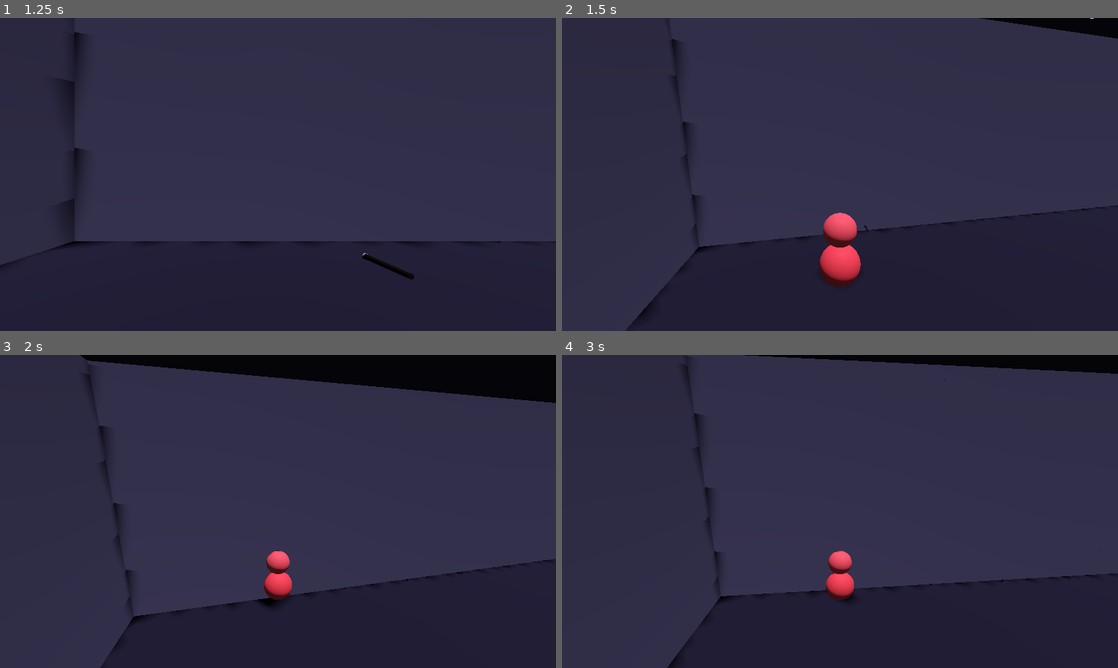
Above: before the commit, frames 1-4 (two rows, left to right).
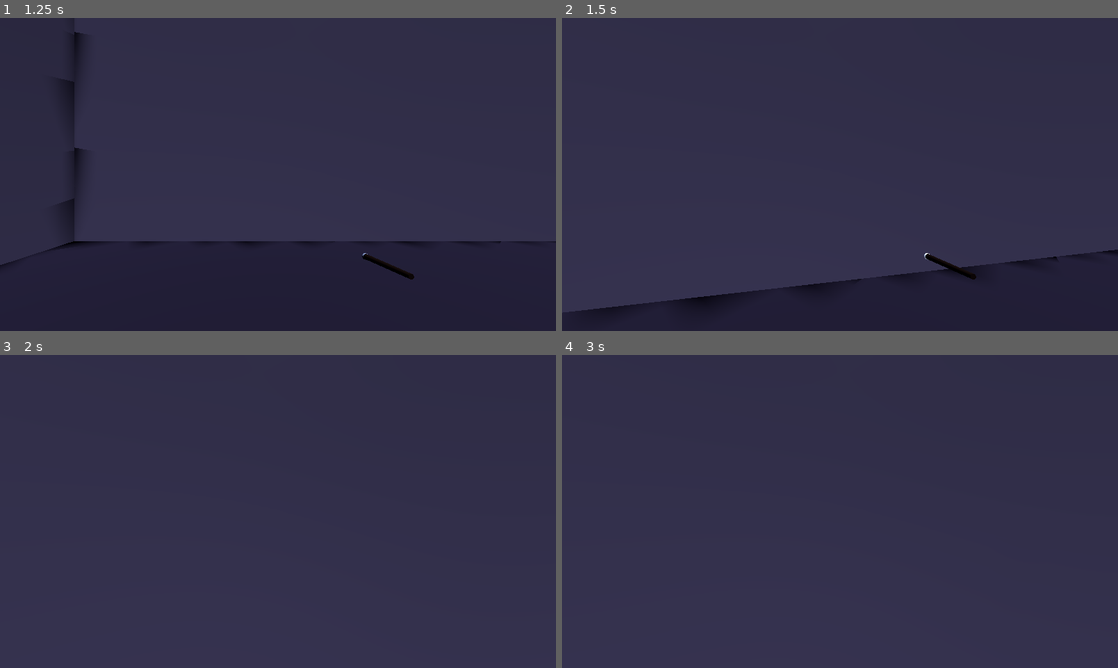
Above: after the commit, the same moments.

Repository: iamemilio/friend-slop
Game: Godot game, scene res://scenes/menu.tscn
Same seed, same stepped clock (60 frames per second), same inputs: the game is played once before the commit and once after it.
Inputs (mouse positions are in pixels of both pictures, inside the frame that each line leads up to):
- Up to frame 1 (1.25 s): click "Solo Game" at 0.5 s
- Up to frame 2 (1.5 s): tap Enter at 1.25 s; move the mouse to (867, 174) at 1.27 s; hold W (move_forward) from 1.28 s (still down); hold C (toggle_camera) from 1.28 s (still down); click (867, 174) at 1.42 s
- Up to frame 3 (2 s): keep holding W (move_forward); keep holding C (toggle_camera); tap Space (jump) at 1.52 s
- Up to frame 4 (3 s): keep holding W (move_forward); move the mouse to (812, 511) at 2.02 s; release C (toggle_camera) at 2.03 s; tap F (interact) at 2.1 s; tap Space (jump) at 2.27, 2.75 s; tap C (toggle_camera) at 2.3 s; move the mouse to (851, 505) at 2.77 s; hold C (toggle_camera) from 2.78 s (still down); tap Alt (radio_push) at 2.85 s

Frame 1 is identical in both runs. In frame 2, 5.7% of the frame differs, in the area x 2-100%, y 0-98%; in frame 3, 19%, in the area x 14-100%, y 0-100%; in frame 4, 15%.
Error after the commit: Invalid assignment of property or key 'enabled' with value of type 'bool' on a base object of type 'Camera3D'. (res://scripts/characters/playable_character.gd:…

Commit message:
Fix multiplayer view by keeping cameras on each player head.
Co-authored-by: Cursor <cursoragent@cursor.com>

Diff:
--- a/scenes/characters/playable_character.tscn
+++ b/scenes/characters/playable_character.tscn
@@ -55,14 +55,13 @@
 
 [node name="FirstPersonCamera" type="Camera3D" parent="Head/CameraPivot"]
 unique_name_in_owner = true
-current = true
 fov = 75.0
 
-[node name="ThirdPersonAnchor" type="Node3D" parent="."]
+[node name="ThirdPersonRig" type="Node3D" parent="Head"]
 unique_name_in_owner = true
-transform = Transform3D(1, 0, 0, 0, 1, 0, 0, 0, 1, 0, 0.38, 0)
+transform = Transform3D(1, 0, 0, 0, 1, 0, 0, 0, 1, 0, -0.18, 0)
 
-[node name="ThirdPersonCamera" type="Camera3D" parent="."]
+[node name="ThirdPersonCamera" type="Camera3D" parent="Head/ThirdPersonRig"]
 unique_name_in_owner = true
 fov = 75.0
 
--- a/scripts/characters/playable_character.gd
+++ b/scripts/characters/playable_character.gd
@@ -44,7 +44,7 @@
 @onready var head: Node3D = %Head
 @onready var camera_pivot: Node3D = %CameraPivot
 @onready var first_person_camera: Camera3D = %FirstPersonCamera
-@onready var third_person_anchor: Node3D = %ThirdPersonAnchor
+@onready var third_person_rig: Node3D = %ThirdPersonRig
 @onready var third_person_camera: Camera3D = %ThirdPersonCamera
 @onready var spell_loadout: Node = %CharacterSpellLoadout
 @onready var casting_session: SpellCastingSession = %SpellCastingSession
@@ -63,7 +63,7 @@
 	_configure_collision()
 	_character_color = GameState.get_snail_color(player_index)
 	_apply_character_color(_character_color)
-	_configure_network_player()
+	_configure_view_camera()
 
 
 func _configure_collision() -> void:
@@ -77,14 +77,11 @@
 	_body_collision.position.y = bottom_y + body_capsule.radius + body_capsule.height * 0.5
 
 
-func _configure_network_player() -> void:
-	if is_multiplayer_authority():
+func _configure_view_camera() -> void:
+	if _is_view_owner():
 		_third_person = SettingsManager.start_third_person
-		_apply_camera_mode()
 		Input.mouse_mode = Input.MOUSE_MODE_CAPTURED
-	else:
-		first_person_camera.current = false
-		third_person_camera.current = false
+	_sync_view_camera()
 
 
 func initialize_player(index: int) -> void:
@@ -201,7 +198,7 @@
 		_third_person = not _third_person
 		if _third_person:
 			camera_pivot.rotation.x = 0.0
-		_apply_camera_mode()
+		_sync_view_camera()
 
 	if event.is_action_pressed("spellbook"):
 		if _casting_session != null \
@@ -259,7 +256,14 @@
 	_wand.play_fizzle()
 
 
-func _apply_camera_mode() -> void:
+func _sync_view_camera() -> void:
+	var mine := _is_view_owner()
+	first_person_camera.enabled = mine
+	third_person_camera.enabled = mine
+	if not mine:
+		first_person_camera.current = false
+		third_person_camera.current = false
+		return
 	first_person_camera.current = not _third_person
 	third_person_camera.current = _third_person
 	if _third_person:
@@ -267,29 +271,32 @@
 
 
 func refresh_camera_after_spawn() -> void:
-	_apply_camera_mode()
+	_sync_view_camera()
+
+
+func _is_view_owner() -> bool:
+	if not multiplayer.has_multiplayer_peer():
+		return true
+	return is_multiplayer_authority()
 
 
 func _update_third_person_camera() -> void:
-	third_person_anchor.rotation.y = head.rotation.y
-
-	var origin := third_person_anchor.global_position
-	var desired := third_person_anchor.to_global(
-		Vector3(0.0, THIRD_PERSON_HEIGHT, THIRD_PERSON_DISTANCE)
-	)
+	var local_offset := Vector3(0.0, THIRD_PERSON_HEIGHT, THIRD_PERSON_DISTANCE)
+	var origin := third_person_rig.global_position
+	var desired := third_person_rig.to_global(local_offset)
 
 	var space_state := get_world_3d().direct_space_state
 	var query := PhysicsRayQueryParameters3D.create(origin, desired)
 	query.exclude = [get_rid()]
 	var hit := space_state.intersect_ray(query)
 
-	if hit.is_empty():
-		third_person_camera.global_position = desired
-	else:
+	var resolved := desired
+	if not hit.is_empty():
 		var direction := (desired - origin).normalized()
-		third_person_camera.global_position = hit.position - direction * THIRD_PERSON_WALL_PADDING
-
-	var look_at_point := third_person_anchor.to_global(
+		resolved = hit.position - direction * THIRD_PERSON_WALL_PADDING
+
+	third_person_camera.position = third_person_rig.to_local(resolved)
+	var look_at_point := third_person_rig.to_global(
 		Vector3(0.0, 0.0, -THIRD_PERSON_LOOK_AHEAD)
 	)
 	third_person_camera.look_at(look_at_point, Vector3.UP)
